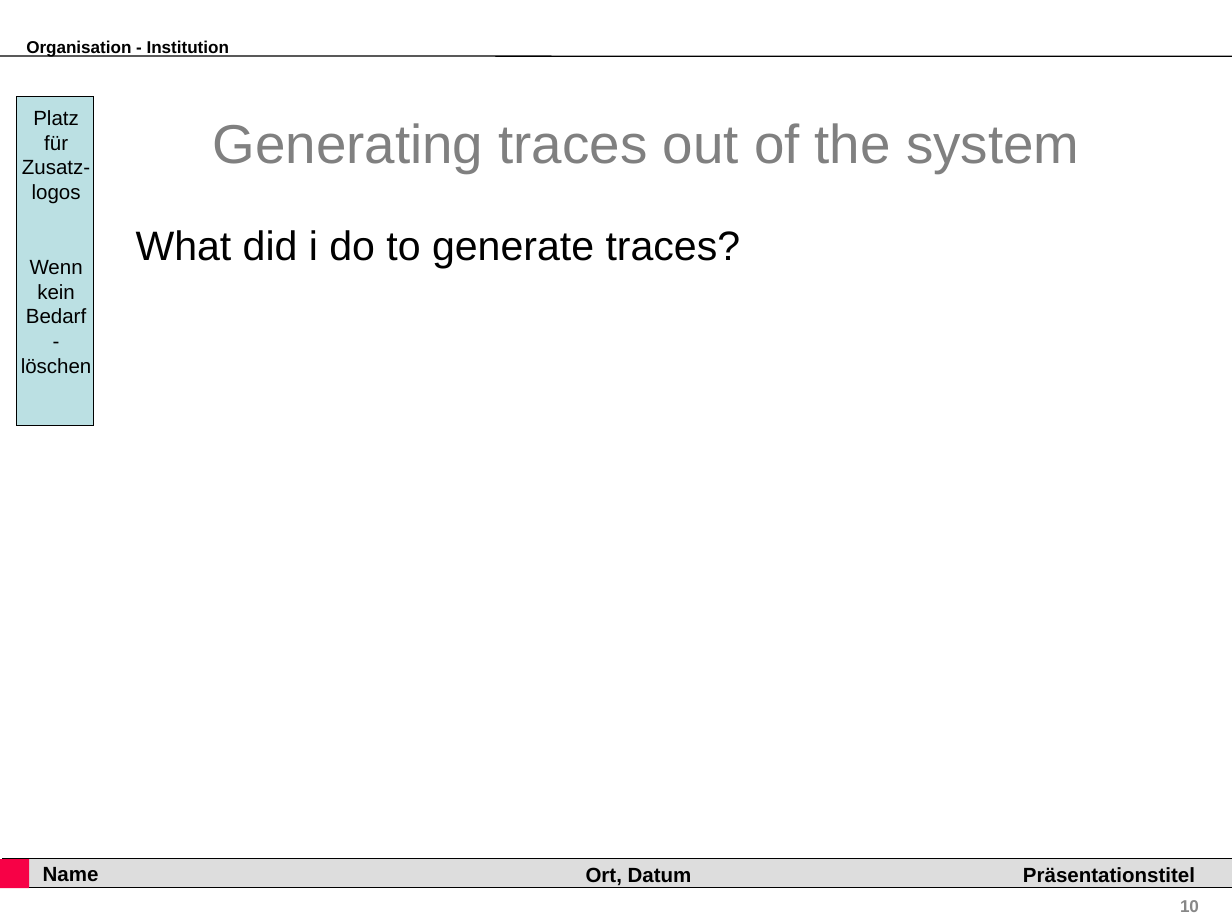
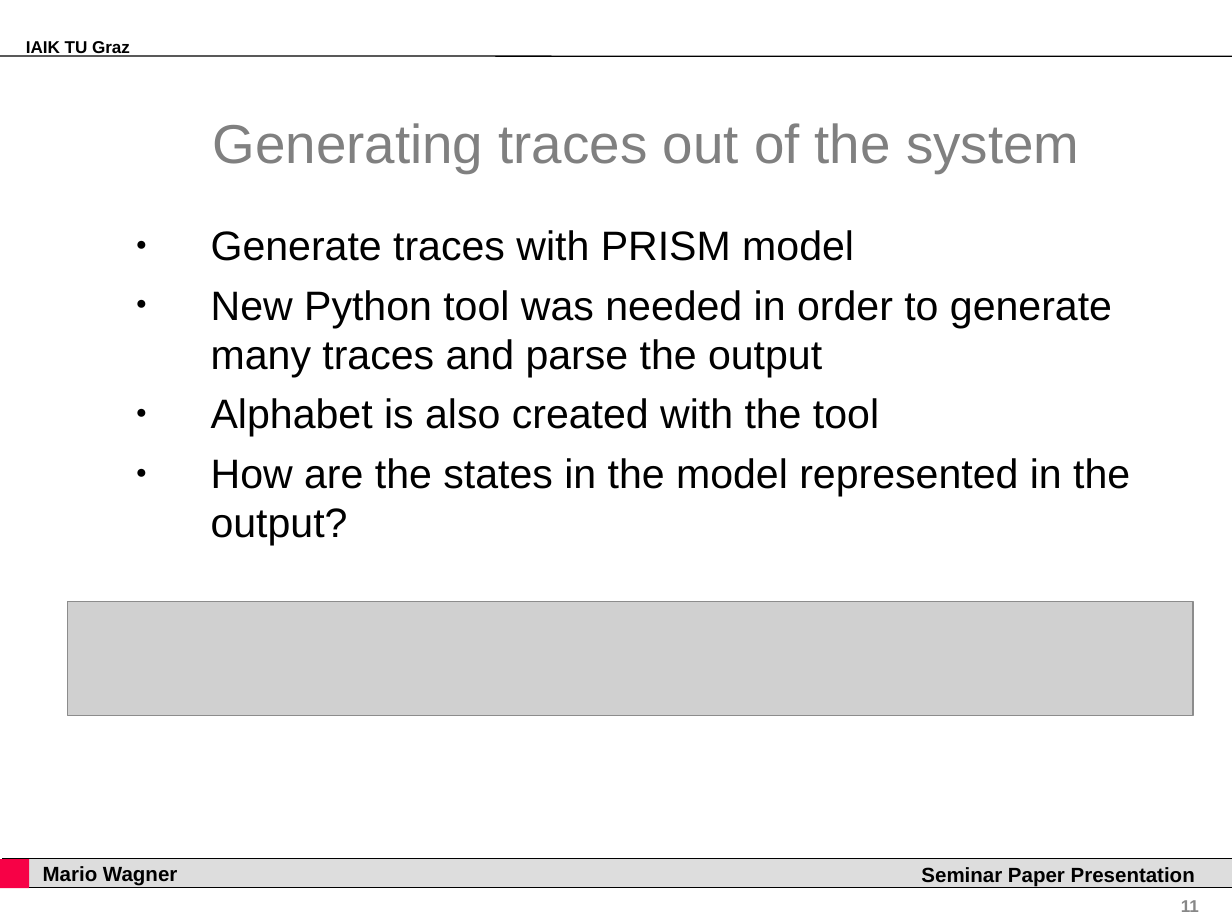
Before and after one commit to grashupfa/seminar, a slide deck: slide 11 of presentation/seminarpaper.ppt (slide 10 before the commit). Drawn at 1232x924 pixels with LibreOffice and Linux fonts; fonts in the diff are those of the drawing; grey boxes stand for pictures; background and template pictures are left out. Boxes give left, top, right and bottom in pixels: in the first picture for what was removed or moved away, otherwise in the second. Text is boxed around its words. In the diff, an @@ line names an element or a change of style, - is before the commit and + after.

```diff
--- a/presentation/seminarpaper.ppt
+++ b/presentation/seminarpaper.ppt
@@ text removed at bbox=[26, 40, 229, 57] @@
-Organisation - Institution
@@ text added at bbox=[26, 41, 130, 57], 10 pt, text #000000, bold @@
+IAIK TU Graz
@@ rectangle removed at bbox=[16, 96, 94, 426] @@
@@ text removed at bbox=[21, 110, 92, 374] @@
-Platz
-für
-Zusatz-
-logos
-Wenn
-kein
-Bedarf
--
-löschen
@@ text at bbox=[211, 230, 1130, 546]: text changed @@
-What did i do to generate traces?
+● Generate traces with PRISM model
+● New Python tool was needed in order to generate many traces and parse the output
+● Alphabet is also created with the tool
+● How are the states in the model represented in the output?
@@ picture added at bbox=[68, 601, 1193, 715] @@
@@ text in rectangle at bbox=[43, 866, 177, 886]: text changed @@
-Name
+Mario Wagner
@@ text removed at bbox=[586, 867, 692, 885] @@
-Ort, Datum
@@ text added at bbox=[921, 867, 1195, 887], 12 pt, text #000000, bold @@
+Seminar Paper Presentation
@@ text removed at bbox=[1023, 867, 1195, 883] @@
-Präsentationstitel
@@ page number at bbox=[1181, 900, 1199, 912]: text changed @@
-10
+11
```
Also in this commit, not shown: 6 other slides changed, 10 slides added, 5 slides removed.
